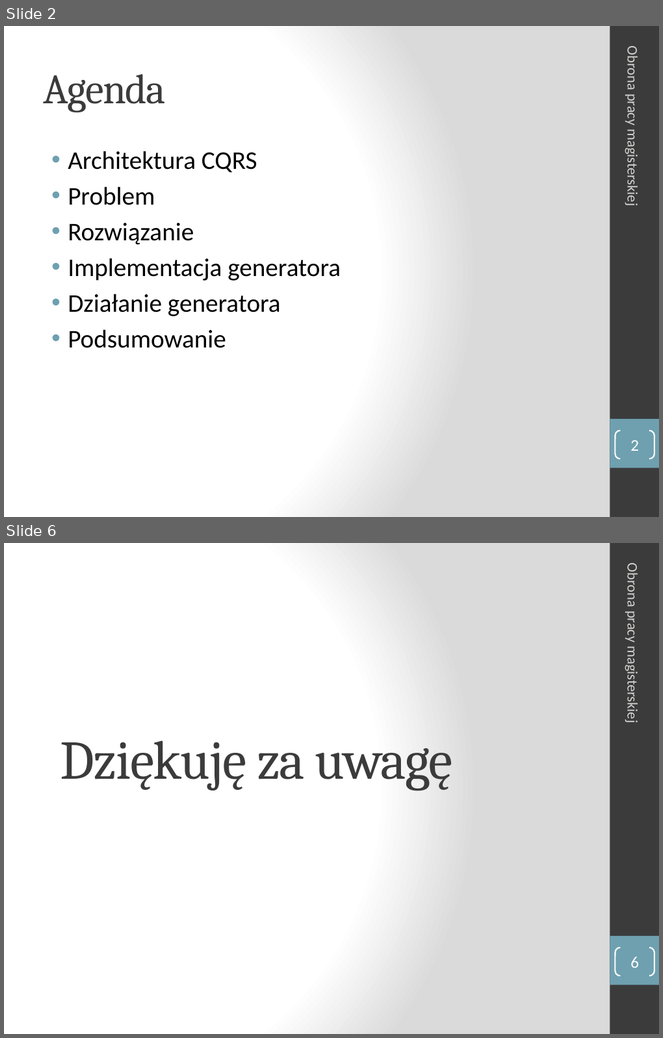
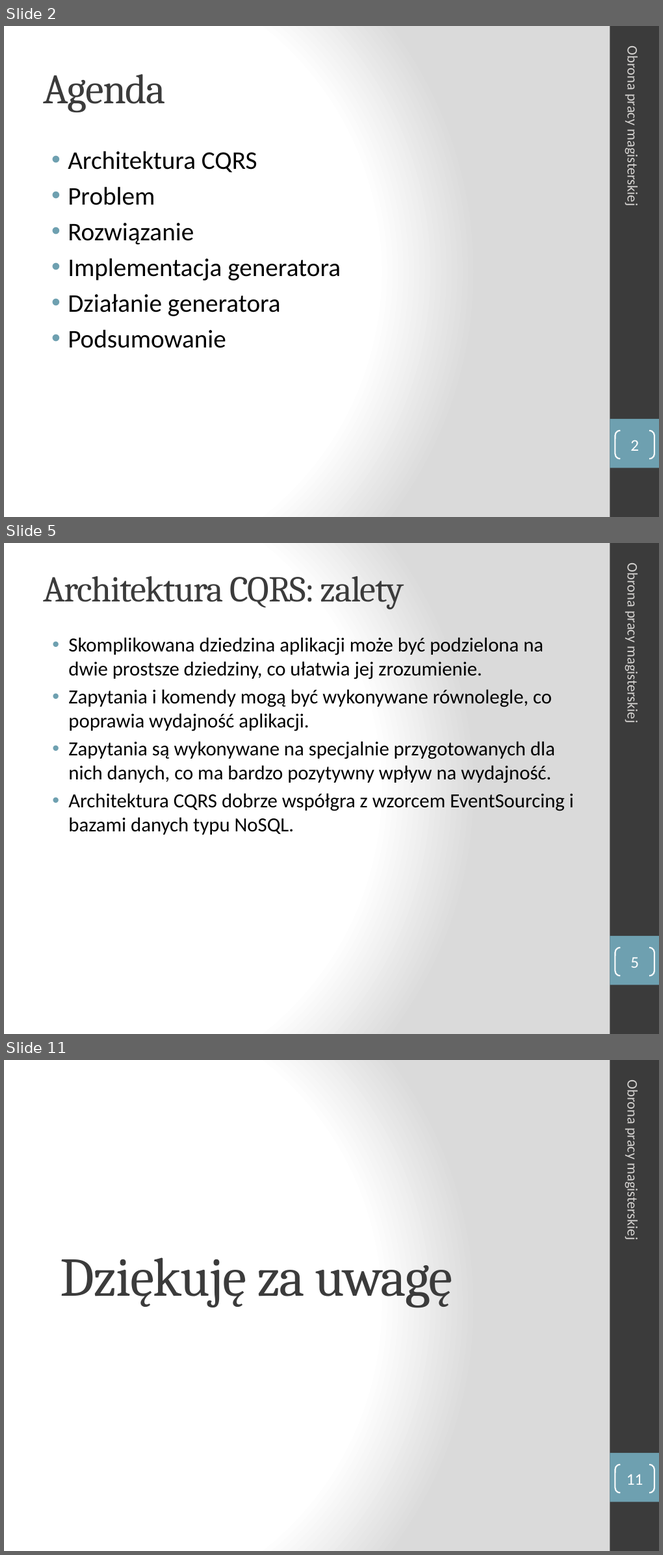
Before and after one commit to manisero/MasterThesis, a slide deck: thesis/presentation/presentation.pptx. Shown one above the other, each under a label of ours: slides 2 and 6 before the commit, slides 2, 5 and 11 after it; the slides between them are not shown. The pictures are 663x1038 and 663x1555 pixels, drawn with LibreOffice and Linux fonts; fonts in the diff are those of the drawing. Boxes give left, top, right and bottom in pixels: in the first picture for what was removed or moved away, otherwise in the second. Text is boxed around its words. In the diff, an @@ line names an element or a change of style, - is before the commit and + after.

```diff
--- a/thesis/presentation/presentation.pptx
+++ b/thesis/presentation/presentation.pptx
@@ slide 5 added at <box>4,543,659,1034</box>, background gradient #FFFFFF to #DADADA; not listed: 2 template elements that a slide beside it also shows @@
@@ title added at <box>43,576,404,609</box>, 40 pt, text #3B3B3B @@
+Architektura CQRS: zalety
@@ text added at <box>624,567,642,721</box>, 16 pt, text #D4D2D0 @@
+Obrona pracy magisterskiej
@@ text added at <box>68,637,574,835</box>, 22 pt, text #000000 @@
+• Skomplikowana dziedzina aplikacji może być podzielona na dwie prostsze dziedziny, co ułatwia jej zrozumienie.
+• Zapytania i komendy mogą być wykonywane równolegle, co poprawia wydajność aplikacji.
+• Zapytania są wykonywane na specjalnie przygotowanych dla nich danych, co ma bardzo pozytywny wpływ na wydajność.
+• Architektura CQRS dobrze współgra z wzorcem EventSourcing i bazami danych typu NoSQL.
@@ page number added at <box>615,948,655,976</box>, outline #FFFFFF 1.5 pt, 18 pt, text #FFFFFF @@
+5
@@ what was slide 6 is now slide 11 @@
@@ page number at <box>627,1475,644,1485</box>: text changed @@
-6
+11
```
Also in this commit, not shown: 3 slides changed, 4 other slides added.
